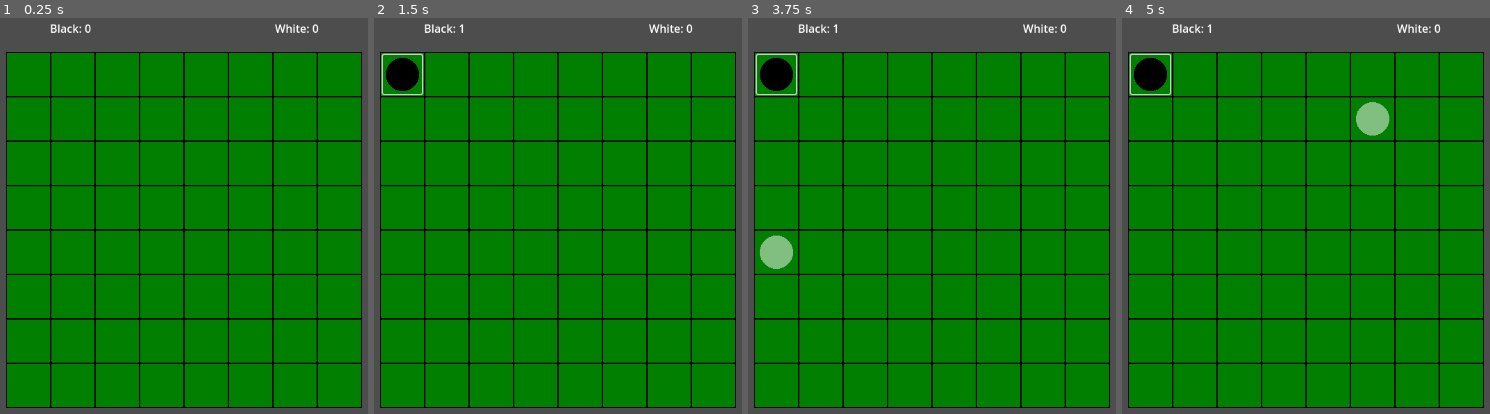
Above: before the commit, frames 1-4 (left to right).
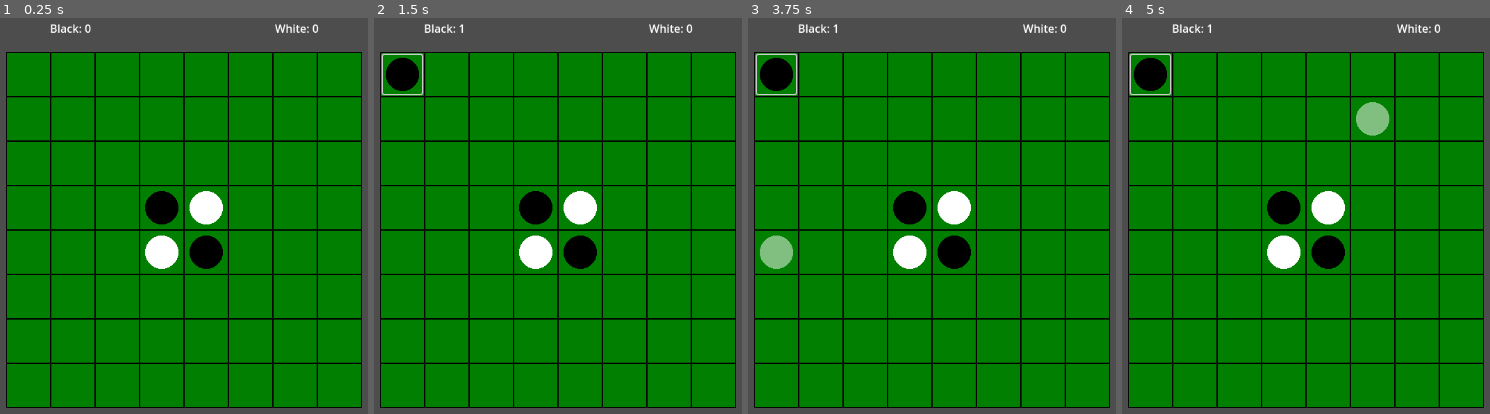
Above: after the commit, the same moments.

Repository: phrasmotica/othello
Game: Godot game, scene res://scenes/game.tscn
Same seed, same stepped clock (60 frames per second), same inputs: the game is played once before the commit and once after it.
Inputs (mouse positions are in pixels of both pictures, inside the frame that each line leads up to):
- Up to frame 1 (0.25 s): no input
- Up to frame 2 (1.5 s): click (403, 73) at 0.52 s; click (403, 73) at 1.27 s
- Up to frame 3 (3.75 s): click (777, 73) at 2.02 s; tap Enter at 2.75 s; move the mouse to (1108, 208) at 2.77 s; tap Space at 3.5 s; move the mouse to (773, 251) at 3.52 s
- Up to frame 4 (5 s): tap Enter at 4.25 s; move the mouse to (1386, 132) at 4.27 s

The runs differ from the first frame. In frame 1, 2.5% of the frame differs, in the area x 39-61%, y 43-64%; in frame 2, 2.5%; in frame 3, 2.5%; in frame 4, 2.5%.

Commit message:
Place starting counters in the middle of the board

Diff:
--- a/scripts/board_creator.gd
+++ b/scripts/board_creator.gd
@@ -40,6 +40,7 @@
 		var y_pos := int(float(idx) / float(size.x))
 
 		current_cell.position = CELL_SPRITE_SIZE * Vector2(x_pos, y_pos)
+		current_cell.counter_presence = get_default_counter(size, x_pos, y_pos)
 
 		if is_new:
 			cells_parent.add_child(current_cell)
@@ -54,3 +55,16 @@
 	var remaining_cells := child_cells.slice(size.x * size.y)
 	for cell in remaining_cells:
 		cell.queue_free()
+
+func get_default_counter(size: Vector2i, x_pos: int, y_pos: int) -> BoardCell.CounterPresence:
+	var half_x := int(float(size.x) / 2)
+	var half_y := int(float(size.y) / 2)
+
+	var starts_filled := [half_x, half_x - 1].has(x_pos) and [half_y, half_y - 1].has(y_pos)
+	if starts_filled:
+		if (x_pos + y_pos) % 2 != 0:
+			return BoardCell.CounterPresence.WHITE
+
+		return BoardCell.CounterPresence.BLACK
+
+	return BoardCell.CounterPresence.NONE
